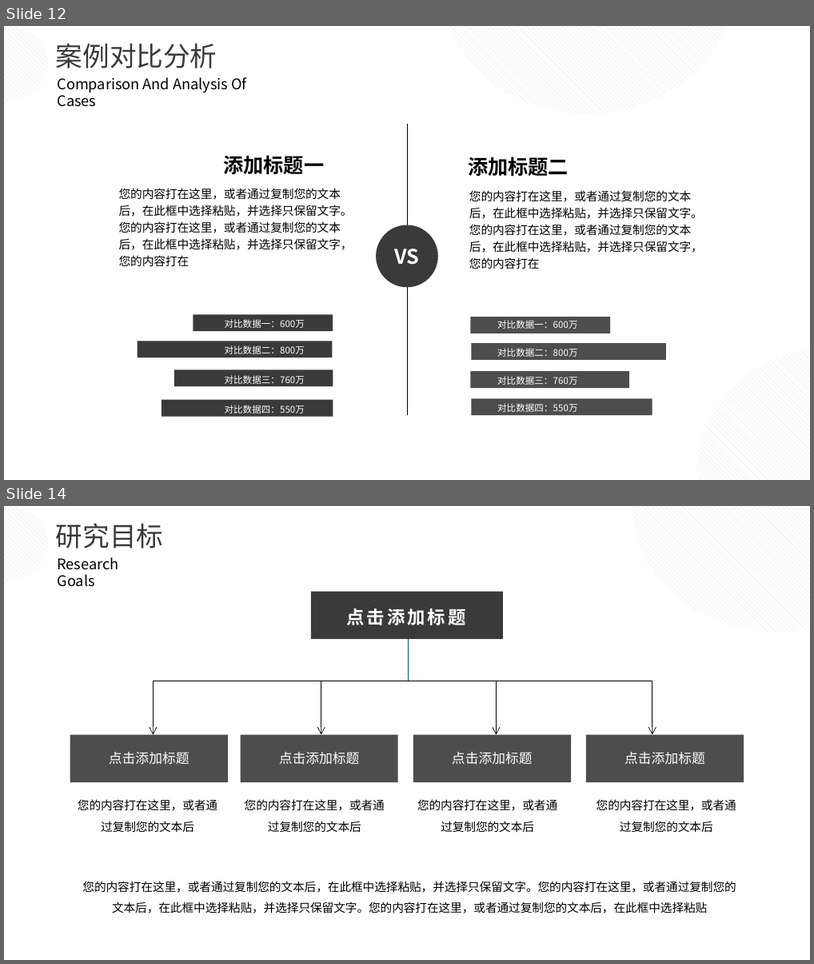
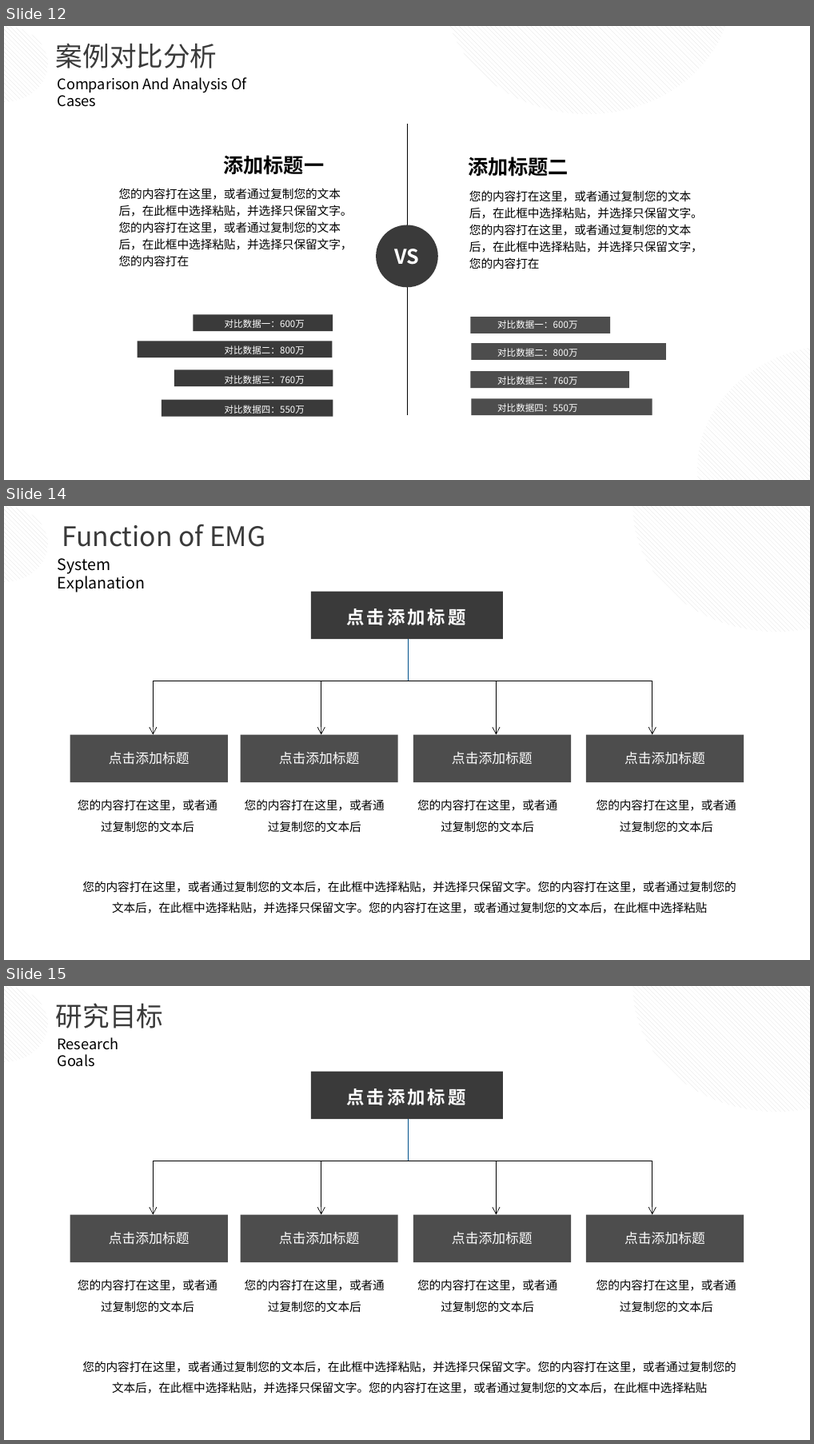
Before and after one commit to JannLeo/Summary-of-learning-experience, a slide deck: master/Modern Industry Practice/Phase2/毕业答辩 (09)---.pptx. Shown one above the other, each under a label of ours: slides 12 and 14 before the commit, slides 12, 14 and 15 after it; the slides between them are not shown. The pictures are 814x964 and 814x1444 pixels, drawn with LibreOffice and Linux fonts; fonts in the diff are those of the drawing. Boxes give left, top, right and bottom in pixels: in the first picture for what was removed or moved away, otherwise in the second. Text is boxed around its words. In the diff, an @@ line names an element or a change of style, - is before the commit and + after.

```diff
--- a/master/Modern Industry Practice/Phase2/毕业答辩 (09)---.pptx
+++ b/master/Modern Industry Practice/Phase2/毕业答辩 (09)---.pptx
@@ slide 14 added at <box>4,506,810,960</box>, background #FFFFFF @@
@@ ellipse added at <box>4,506,47,582</box>, fill pattern #DDDDDD on #FFFFFF @@
@@ text added at <box>62,524,266,547</box>, 24 pt, text #3A3A3A @@
+Function of EMG
@@ ellipse added at <box>633,506,810,632</box>, fill pattern #DDDDDD on #FFFFFF @@
@@ text added at <box>58,558,146,592</box>, 14 pt, text #000000 @@
+System Explanation
@@ group added at <box>70,592,744,782</box>: 5 rectangles, 5 texts, 4 arrows, 2 lines @@
+点击添加标题
+点击添加标题
+点击添加标题
+点击添加标题
+点击添加标题
@@ text added at <box>78,799,218,832</box>, 10.5 pt, text #000000 @@
+您的内容打在这里，或者通过复制您的文本后
@@ text added at <box>245,799,385,832</box>, 10.5 pt, text #000000 @@
+您的内容打在这里，或者通过复制您的文本后
@@ text added at <box>418,799,558,832</box>, 10.5 pt, text #000000 @@
+您的内容打在这里，或者通过复制您的文本后
@@ text added at <box>597,799,737,832</box>, 10.5 pt, text #000000 @@
+您的内容打在这里，或者通过复制您的文本后
@@ text added at <box>82,880,736,913</box>, 10.5 pt, text #000000 @@
+您的内容打在这里，或者通过复制您的文本后，在此框中选择粘贴，并选择只保留文字。您的内容打在这里，或者通过复制您的文本后，在此框中选择粘贴，并选择只保留文字。您的内容打在这里，或者通过复制您的文本后，在此框中选择粘贴
@@ what was slide 14 is now slide 15 @@
```
Also in this commit, not shown: 1 slide changed, 2 other files.
